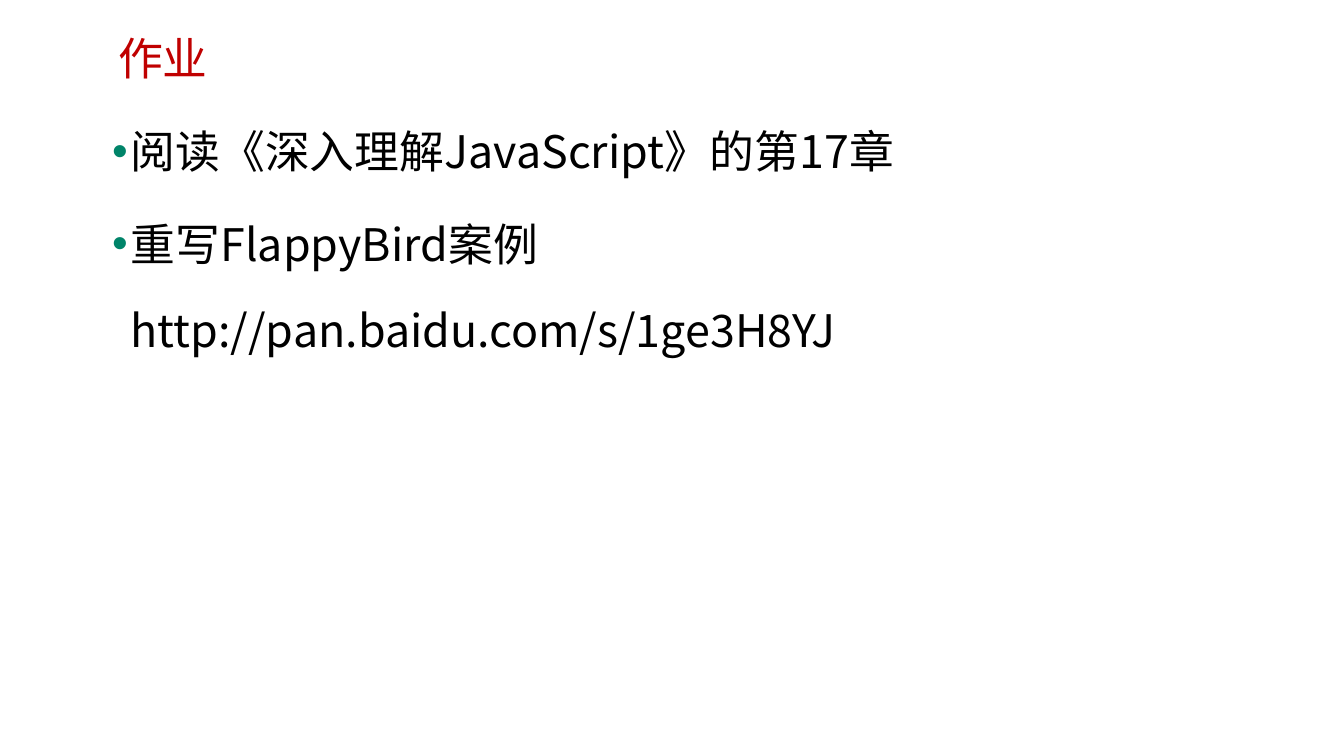
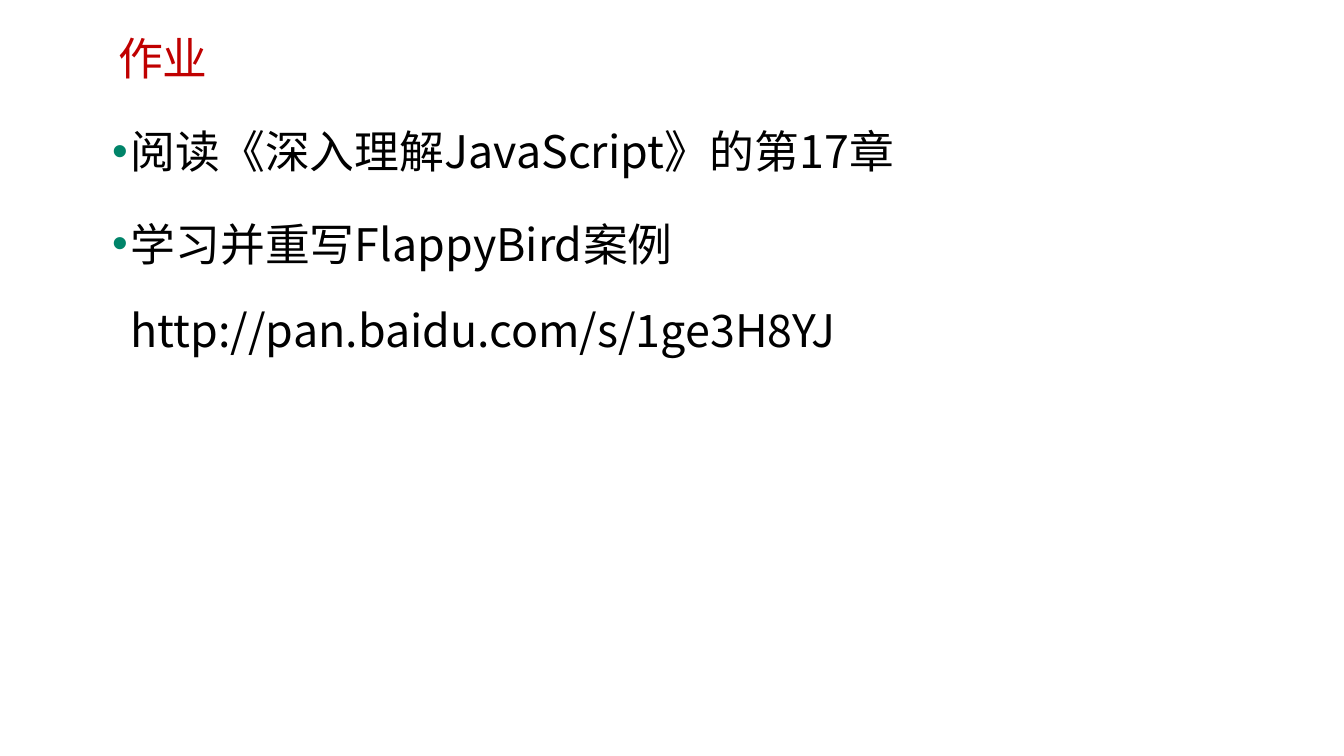
Before and after one commit to edu2act/course-javascript-advanced, a slide deck: slide 31 of 课程PPT/07.JavaScript面向对象编程 一.pptx. Drawn at 1344x756 pixels with LibreOffice and Linux fonts; fonts in the diff are those of the drawing; background and template pictures are left out. Boxes give left, top, right and bottom in pixels: in the first picture for what was removed or moved away, otherwise in the second. Text is boxed around its words. In the diff, an @@ line names an element or a change of style, - is before the commit and + after.

```diff
--- a/课程PPT/07.JavaScript面向对象编程 一.pptx
+++ b/课程PPT/07.JavaScript面向对象编程 一.pptx
@@ text at <box>131,223,836,358</box>: text changed @@
-• 重写FlappyBird案例
-  http://pan.baidu.com/s/1ge3H8YJ
+• 学习并重写FlappyBird案例
+  http://pan.baidu.com/s/1ge3H8YJ
```
Also in this commit, not shown: 4 other slides changed, 18 other files.
